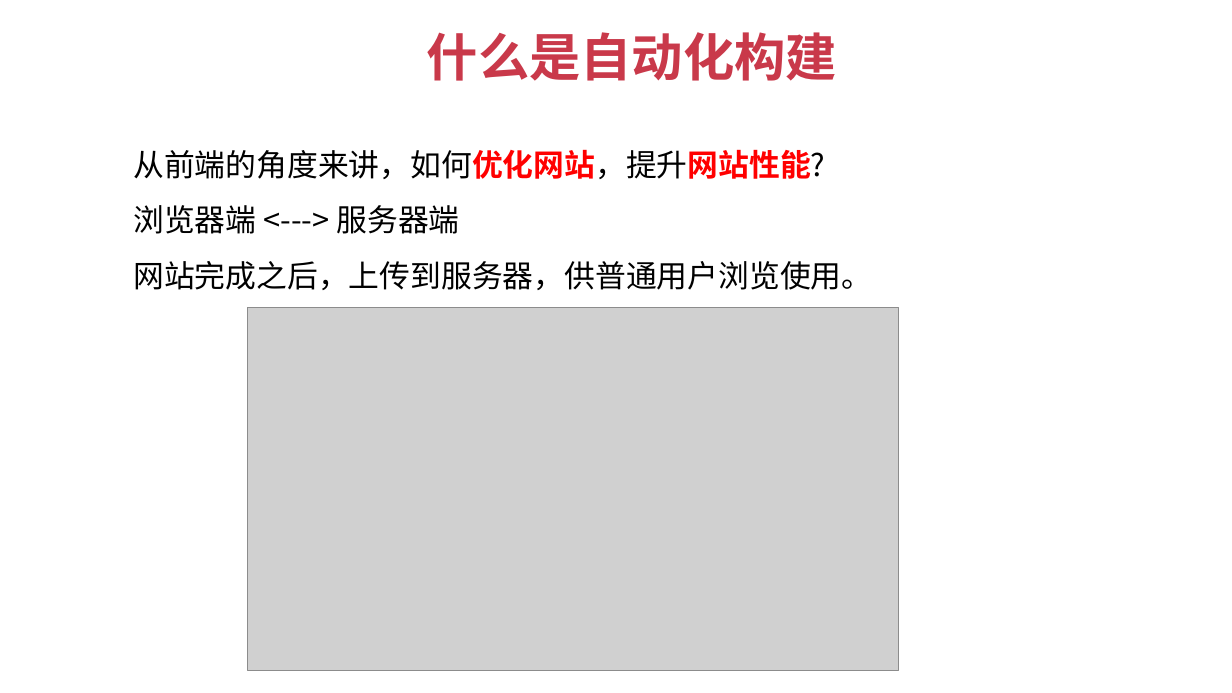
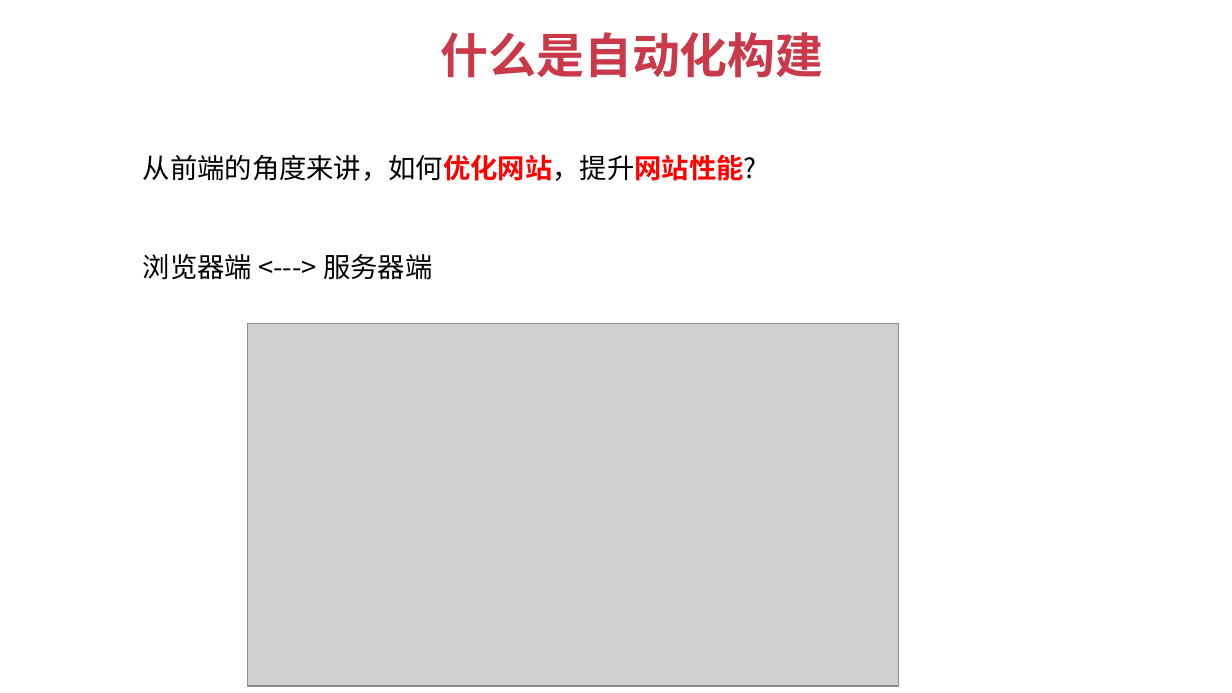
Before and after one commit to JSFFZL/Courseware-PPT, a slide deck: slide 2 of gulp.pptx. Drawn at 1232x693 pixels with LibreOffice and Linux fonts; fonts in the diff are those of the drawing; grey boxes stand for pictures; background and template pictures are left out. Boxes give left, top, right and bottom in pixels: in the first picture for what was removed or moved away, otherwise in the second. Text is boxed around its words. In the diff, an @@ line names an element or a change of style, - is before the commit and + after.

```diff
--- a/gulp.pptx
+++ b/gulp.pptx
@@ text "什么是自动化构建": place and size @@
-text "什么是自动化构建" at box(427, 32, 838, 81)
+text "什么是自动化构建" at box(441, 32, 824, 78)
@@ text "什么是自动化构建" at box(441, 32, 824, 78): size 30 to 28 pt @@
@@ text "从前端的角度来讲，如何优化网站，提升网站性能?": place and size @@
-text "从前端的角度来讲，如何优化网站，提升网站性能?" at box(133, 149, 872, 290)
+text "从前端的角度来讲，如何优化网站，提升网站性能?" at box(143, 154, 757, 280)
@@ text "从前端的角度来讲，如何优化网站，提升网站性能?" at box(143, 154, 757, 280): size 18 to 16 pt @@
@@ text at box(133, 261, 872, 290): paragraph removed @@
-网站完成之后，上传到服务器，供普通用户浏览使用。
@@ picture: place and size @@
-picture at box(248, 308, 899, 671)
+picture at box(248, 323, 899, 686)
```
Also in this commit, not shown: 4 other slides changed, 1 slide added, 2 slides removed, 3 other files.
